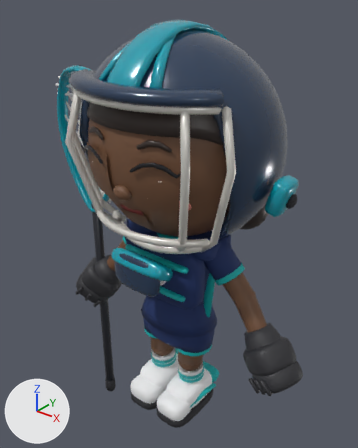
One commit to the Blender file 3D/Production/Characters/GirlGoalie/LaxAttack_girl_goalie.blend: the scene before it, then after it.
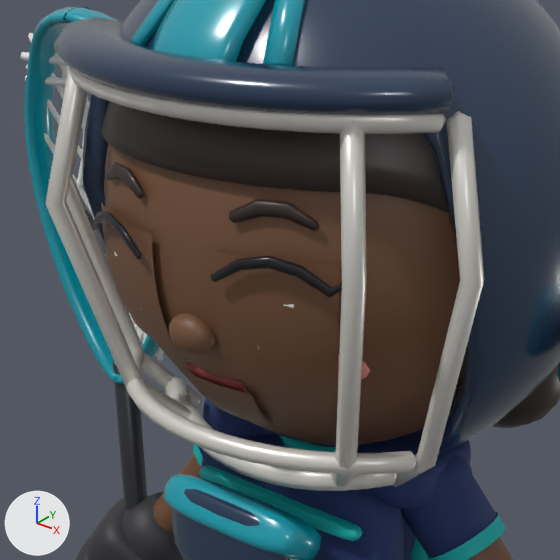
Each version is shown whole from a 50 mm lens placed at (0.974, -1.216, 1.525), pointed at (-0.088, 0.111, 0.702), then close up on the part from 13% to 74% of the width and 14% to 63% of the height. Every picture has the same lights, and +X, +Y and +Z are marked at lower left. The first two pictures are the older version.

Before the edit, the objects in view are built like this:
```python
ob_girl_goalie_face = bpy.data.objects.new('girl_goalie_face', me_girl_goalie_face)
ob_girl_goalie_face.location = (0.0, 0.0, 0.0)
ob_girl_goalie_headgear = bpy.data.objects.new('girl_goalie_headgear', me_girl_goalie_headgear)
ob_girl_goalie_headgear.location = (0.0, 0.0, 0.0)
ob_girl_goalie_kit = bpy.data.objects.new('girl_goalie_kit', me_girl_goalie_kit)
ob_girl_goalie_kit.location = (0.0, 0.0, 0.0)
# also in view: 'girl_goalie_head' at (0.0, 0.002, 1.058); 'lax_girl_goalie_stick' at (-0.403, -0.002, 0.52); 'girl_goalie_gloves' at (0.0, -0.024, 0.4); 'girl_goalie_limbs' at (0.0, -0.001, 0.412); 'girl_goalie_hair' at (0.0, 0.121, 1.019)
```
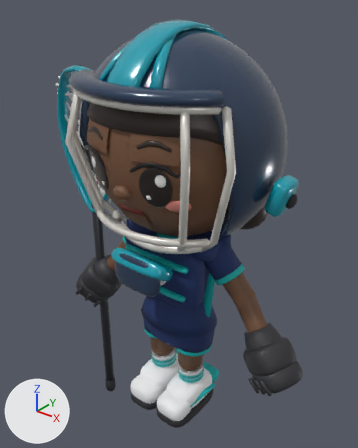
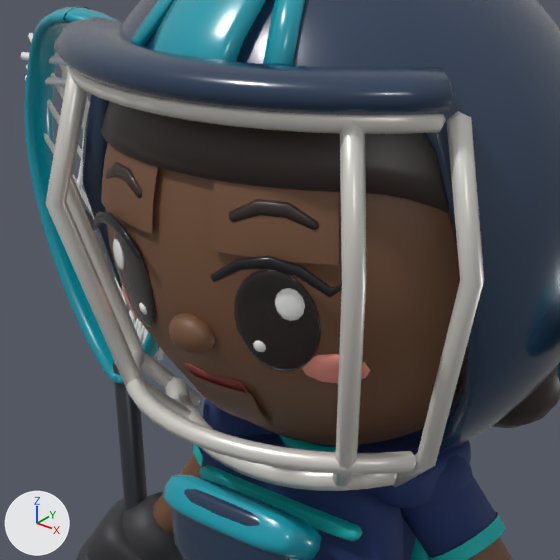
Location of each change, (x1, y1, x2, y2) in pixels of the close-ups (560 x 560 px; the box of a moved part takes in the faces that stretch with it):
```json
{"object": "girl_goalie_face", "change": "reshaped", "before": [85, 162, 370, 427], "after": [85, 143, 370, 427]}
{"part": 1, "of": "me_girl_goalie_face", "change": "moved or reshaped", "before": [216, 251, 339, 386], "after": [213, 180, 339, 265]}
{"part": 2, "of": "me_girl_goalie_face", "change": "moved or reshaped", "before": [101, 202, 176, 352], "after": [101, 143, 158, 234]}
```

The change, as JSON lines over the scene's bpy script:
```json
{"block": "me_girl_goalie_face", "where": "# used by ob_girl_goalie_face; location = (0.0, 0.0, 0.0)"}
{"op": "remove", "block": "me_girl_goalie_face", "code": "me_girl_goalie_face.from_pydata(...)  # 1575 vertices, 1664 faces; spans x -0.205..0.205, y -0.287..-0.183, z 0.835..1.145"}
{"op": "add", "block": "me_girl_goalie_face", "code": "me_girl_goalie_face.from_pydata(...)  # 1575 vertices, 1664 faces; spans x -0.205..0.205, y -0.287..-0.183, z 0.835..1.23"}
{"block": "me_girl_goalie_face", "change": "me_girl_goalie_face part 1: 99 of 1575 vertices moved; they spanned x 0.041..0.184, y -0.275..-0.206, z 0.933..1.084 and now span x 0.038..0.184, y -0.274..-0.189, z 1.084..1.23; mean shift (-0.004, 0.01, 0.151); largest move (0.184, -0.225, 1.084) -> (0.154, -0.189, 1.23)"}
{"block": "me_girl_goalie_face", "change": "me_girl_goalie_face part 2: 99 of 1575 vertices moved; they spanned x -0.184..-0.041, y -0.275..-0.206, z 0.933..1.084 and now span x -0.184..-0.038, y -0.274..-0.189, z 1.084..1.23; mean shift (0.004, 0.01, 0.151); largest move (-0.184, -0.225, 1.084) -> (-0.154, -0.189, 1.23)"}
```
